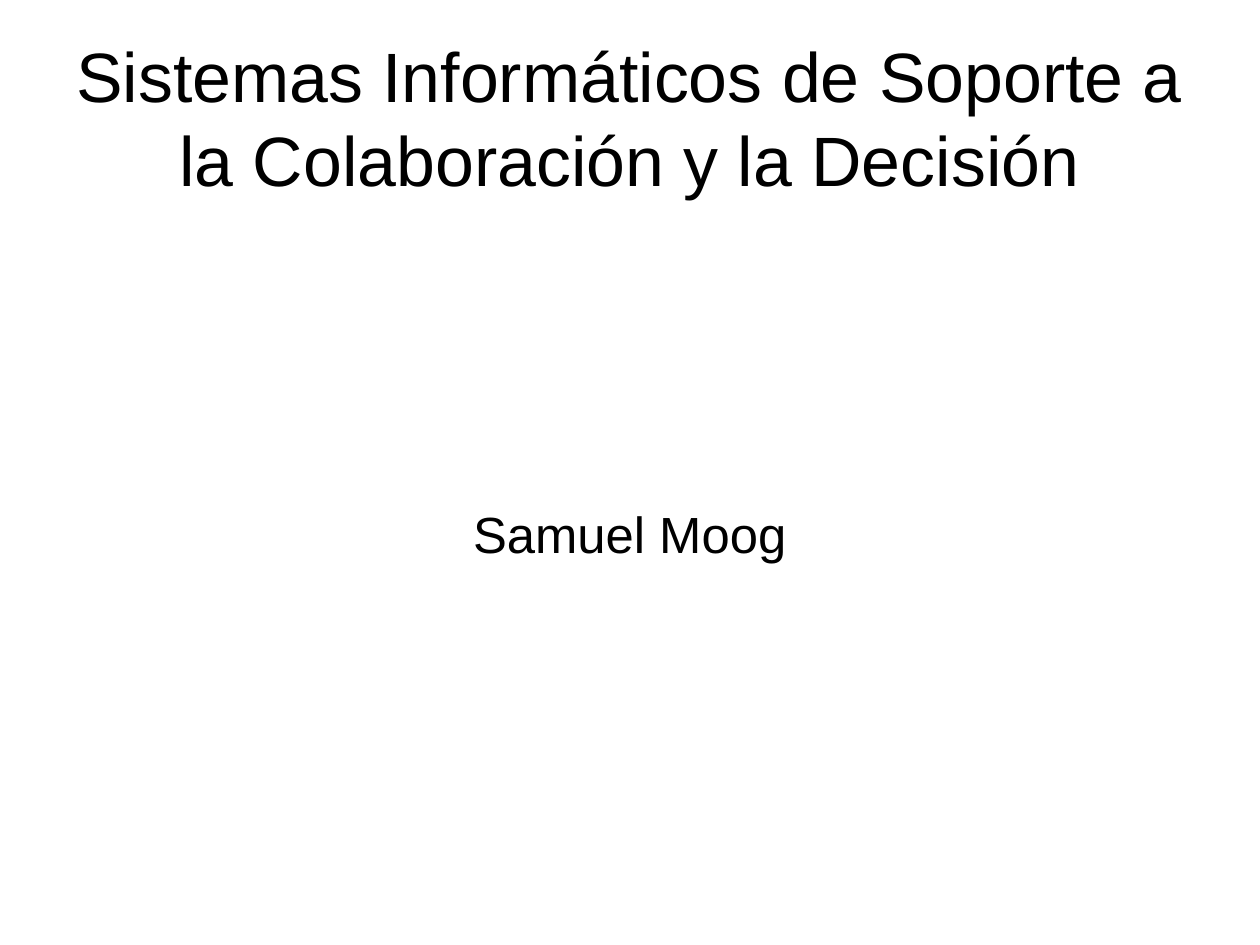
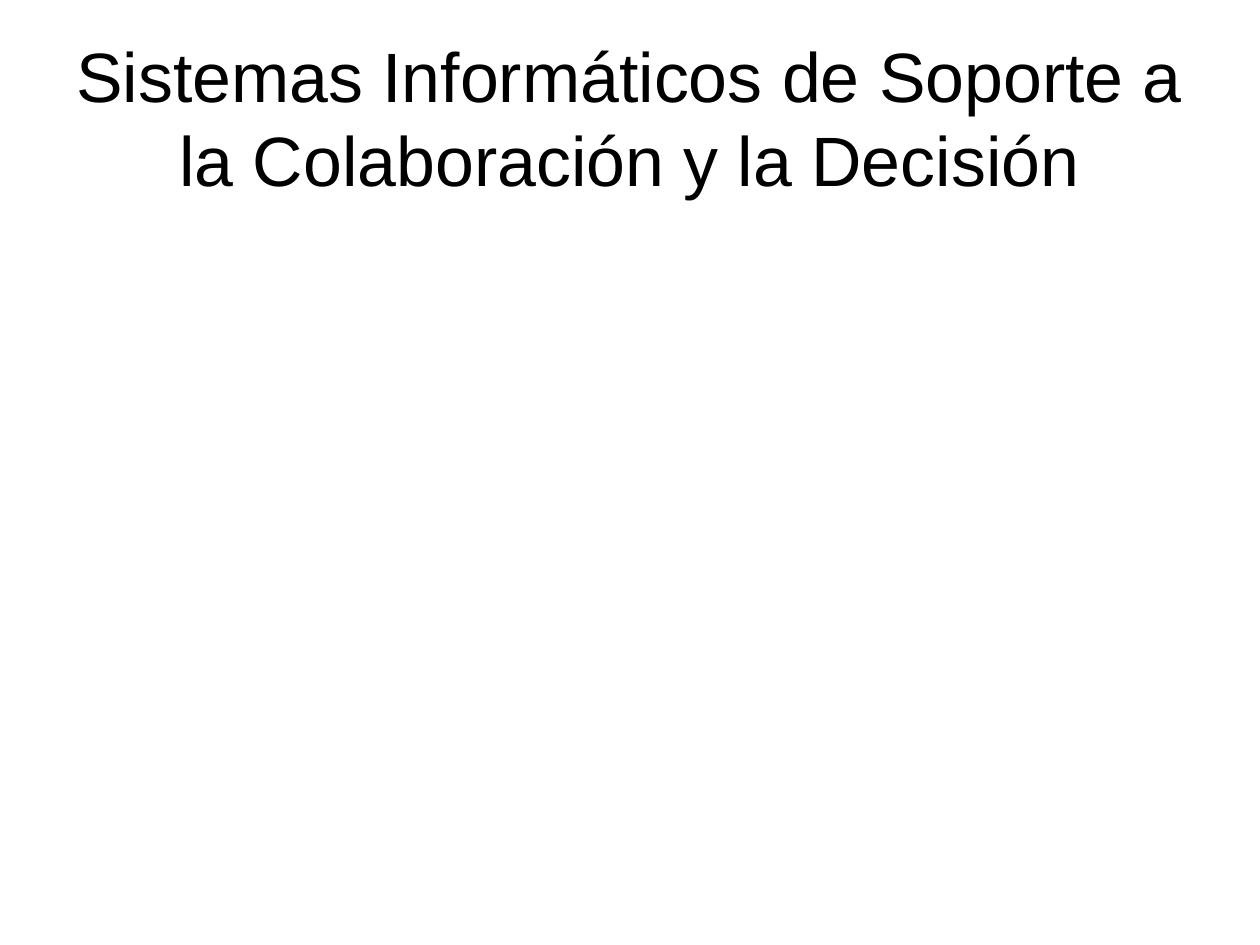
Before and after one commit to Samuelmoog/siscd-samuelmoog, a slide deck: slide 1 of presentacion-open-office.odp. Drawn at 1260x945 pixels with LibreOffice and Linux fonts; fonts in the diff are those of the drawing. Boxes give left, top, right and bottom in pixels: in the first picture for what was removed or moved away, otherwise in the second. Text is boxed around its words. In the diff, an @@ line names an element or a change of style, - is before the commit and + after.

```diff
--- a/presentacion-open-office.odp
+++ b/presentacion-open-office.odp
@@ subtitle removed at bbox=[473, 516, 786, 563] @@
-Samuel Moog
```
Also in this commit, not shown: 5 other files.
